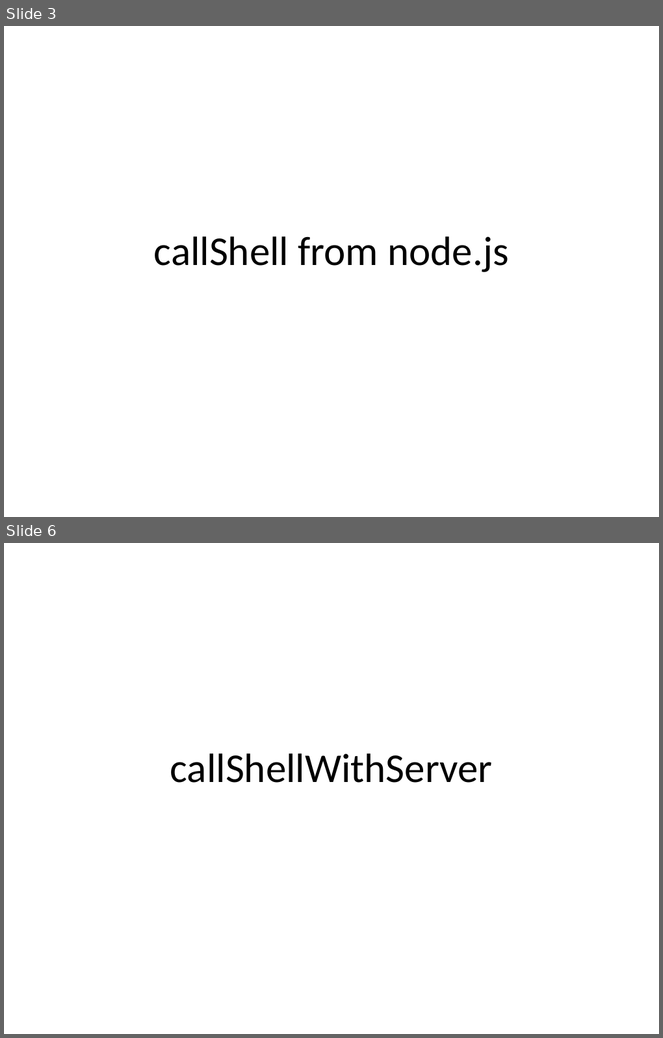
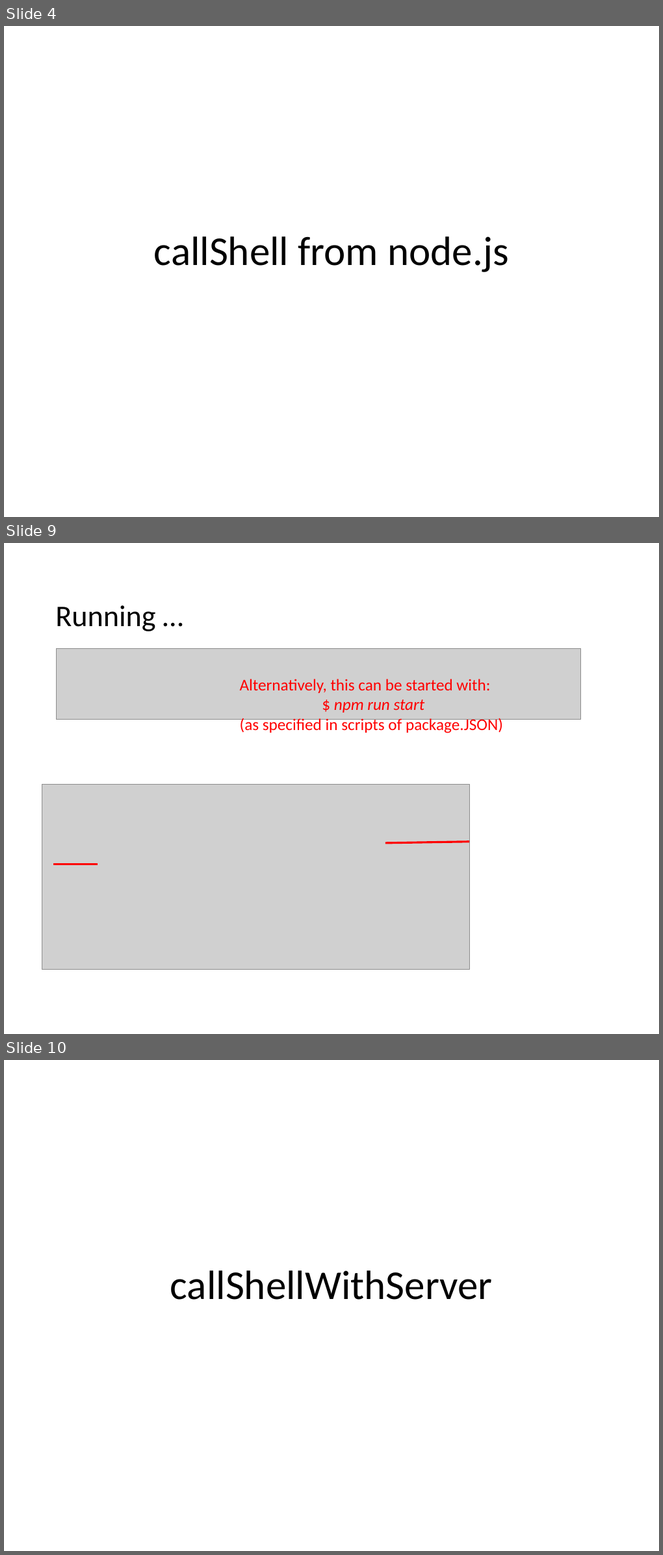
Before and after one commit to jyunming-chen/node-study, a slide deck: study.pptx. Shown one above the other, each under a label of ours: slides 3 and 6 before the commit, slides 4, 9 and 10 after it; the slides between them are not shown. The pictures are 663x1038 and 663x1555 pixels, drawn with LibreOffice and Linux fonts; fonts in the diff are those of the drawing; grey boxes stand for pictures. Boxes give left, top, right and bottom in pixels: in the first picture for what was removed or moved away, otherwise in the second. Text is boxed around its words. In the diff, an @@ line names an element or a change of style, - is before the commit and + after.

```diff
--- a/study.pptx
+++ b/study.pptx
@@ slide 9 added at (4,543,659,1034), background #FFFFFF @@
@@ title added at (55,605,155,631), 33 pt, text #000000 @@
+Running …
@@ picture added at (57,648,581,719) @@
@@ text added at (240,679,503,733), 18 pt, text #FF0000 @@
+Alternatively, this can be started with:
+$ npm run start
+(as specified in scripts of package.JSON)
@@ picture added at (42,785,470,969) @@
@@ line added from (386, 843) to (469, 842), #FF0000 2.25 pt @@
@@ line added from (53, 865) to (98, 865), #FF0000 2.25 pt @@
@@ what was slide 3 is now slide 4 @@
@@ what was slide 6 is now slide 10 @@
```
Also in this commit, not shown: 6 slides changed, 21 other slides added, 1 slide removed, 29 other files.
